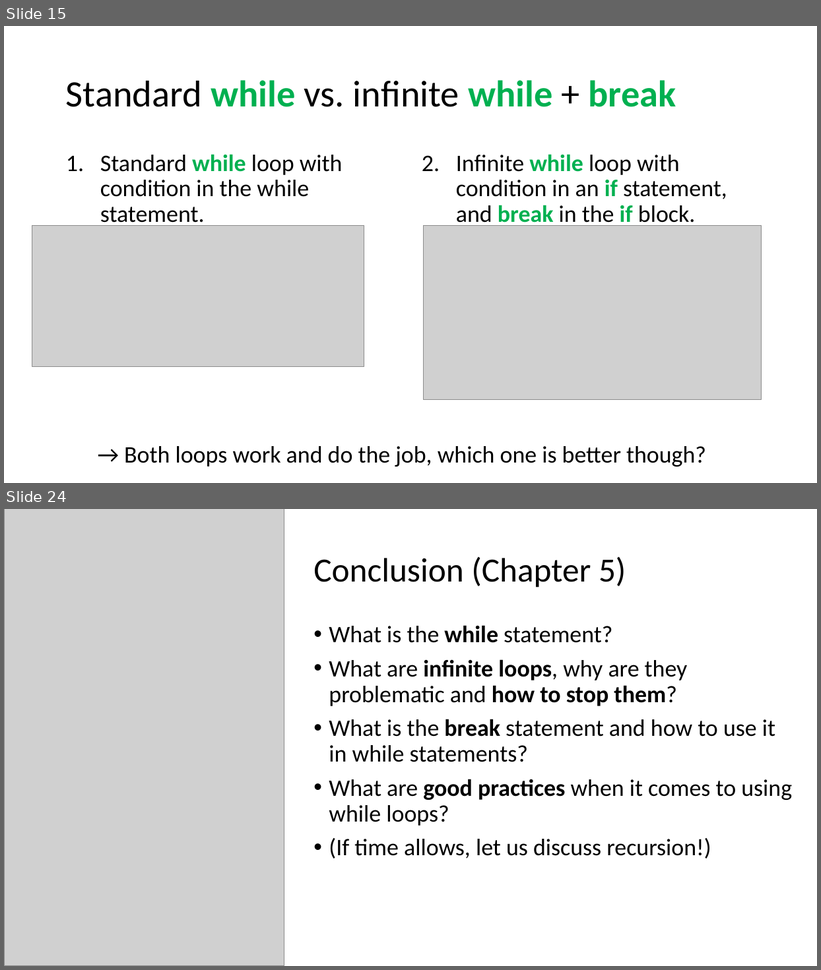
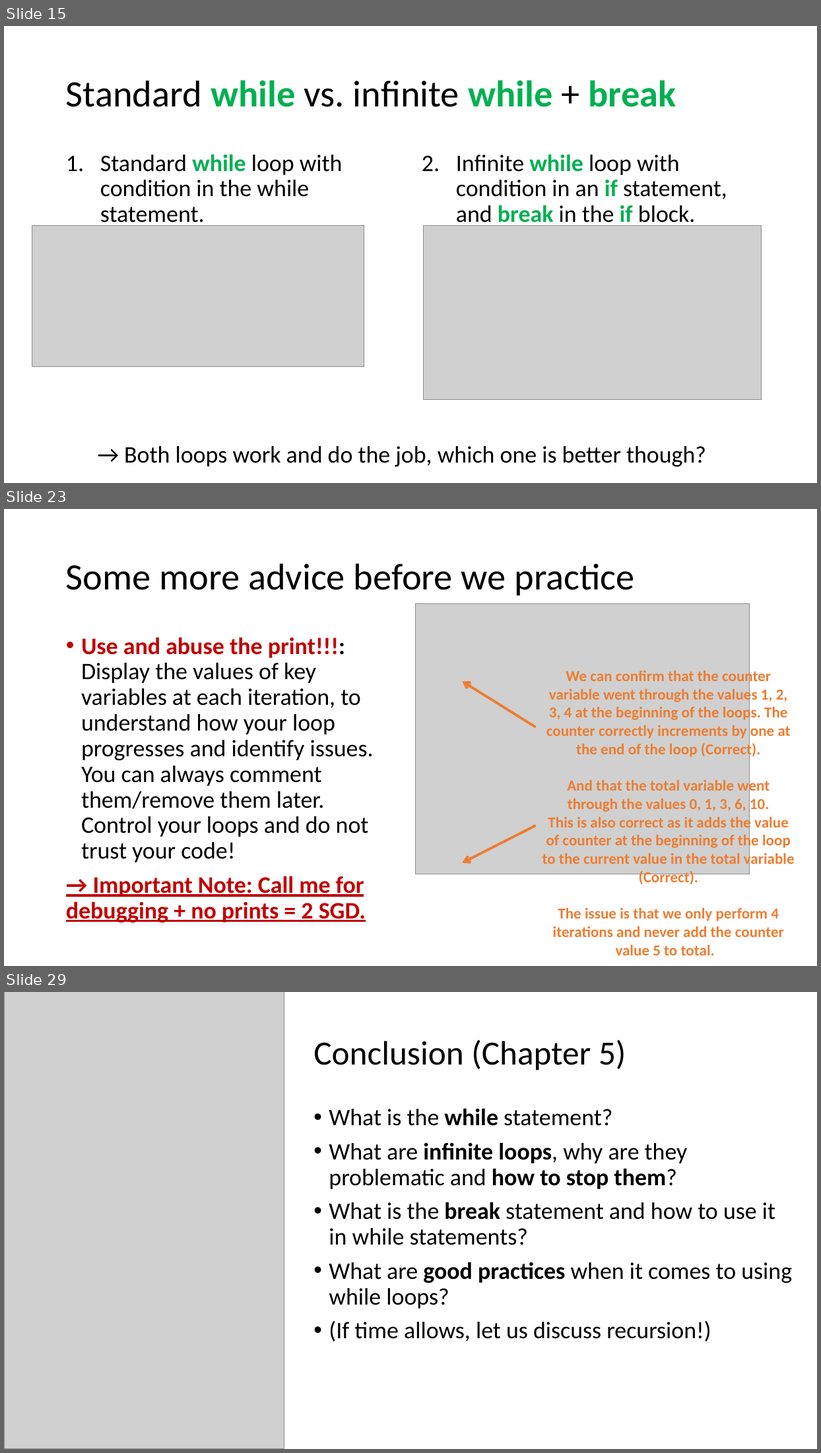
Before and after one commit to matthieudemari/SUTD_ILP_Computing, a slide deck: Chapter 5/Lecture_5.pptx. Shown one above the other, each under a label of ours: slides 15 and 24 before the commit, slides 15, 23 and 29 after it; the slides between them are not shown. The pictures are 821x970 and 821x1453 pixels, drawn with LibreOffice and Linux fonts; fonts in the diff are those of the drawing; grey boxes stand for pictures. Boxes give left, top, right and bottom in pixels: in the first picture for what was removed or moved away, otherwise in the second. Text is boxed around its words. In the diff, an @@ line names an element or a change of style, - is before the commit and + after.

```diff
--- a/Chapter 5/Lecture_5.pptx
+++ b/Chapter 5/Lecture_5.pptx
@@ slide 23 added at <box>4,509,817,966</box>, background #FFFFFF @@
@@ title added at <box>66,563,634,595</box>, 44 pt, text #000000 @@
+Some more advice before we practice
@@ picture added at <box>416,603,749,875</box> @@
@@ text added at <box>66,637,374,923</box>, 28 pt, text #000000 @@
+• Use and abuse the print!!!: Display the values of key variables at each iteration, to understand how your loop progresses and identify issues. You can always comment them/remove them later. Control your loops and do not trust your code!
+→ Important Note: Call me for debugging + no prints = 2 SGD.
@@ arrow added from (536, 727) to (463, 682), #ED7D31 3 pt @@
@@ text added at <box>543,668,795,956</box>, 18 pt, text #ED7D31, bold @@
+We can confirm that the counter variable went through the values 1, 2, 3, 4 at the beginning of the loops. The counter correctly increments by one at the end of the loop (Correct).
+And that the total variable went through the values 0, 1, 3, 6, 10.
+This is also correct as it adds the value of counter at the beginning of the loop to the current value in the total variable (Correct).
+The issue is that we only perform 4 iterations and never add the counter value 5 to total.
@@ arrow added from (536, 826) to (463, 863), #ED7D31 3 pt @@
@@ what was slide 24 is now slide 29 @@
```
Also in this commit, not shown: 8 slides changed, 4 other slides added, 6 other files.
